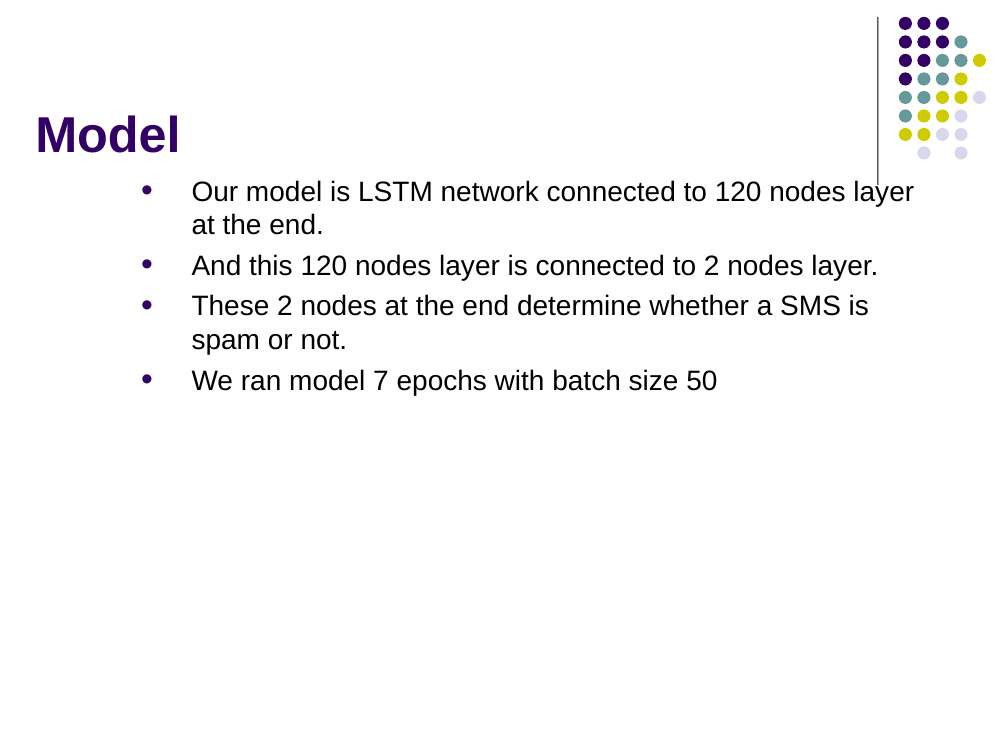
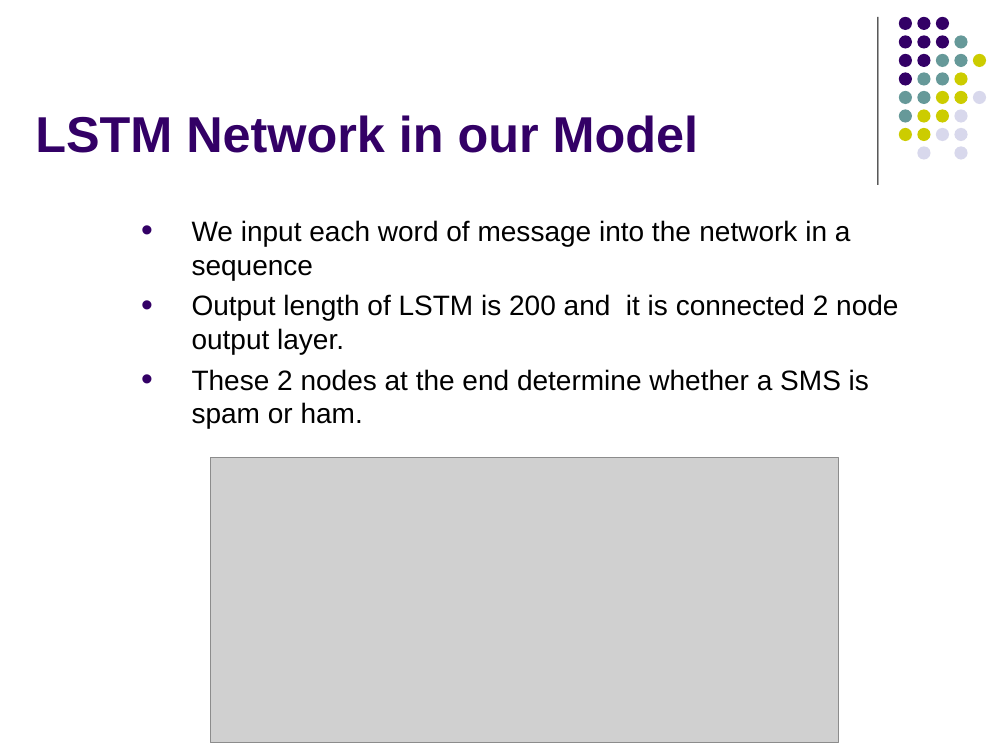
Before and after one commit to manohar9600/Multilingual-SMS-spam-detection-using-RNN, a slide deck: slide 26 of Resources/SPAMNEW PPT.pptx (slide 28 before the commit). Drawn at 1008x756 pixels with LibreOffice and Linux fonts; fonts in the diff are those of the drawing; grey boxes stand for pictures. Boxes give left, top, right and bottom in pixels: in the first picture for what was removed or moved away, otherwise in the second. Text is boxed around its words. In the diff, an @@ line names an element or a change of style, - is before the commit and + after.

```diff
--- a/Resources/SPAMNEW PPT.pptx
+++ b/Resources/SPAMNEW PPT.pptx
@@ title at <box>35,115,698,153</box>: text changed @@
-Model
+LSTM Network in our Model
@@ text at <box>192,220,898,428</box>: text changed @@
-• Our model is LSTM network connected to 120 nodes layer at the end.
-• And this 120 nodes layer is connected to 2 nodes layer.
-• These 2 nodes at the end determine whether a SMS is spam or not.
-• We ran model 7 epochs with batch size 50
+• We input each word of message into the network in a sequence
+• Output length of LSTM is 200 and it is connected 2 node output layer.
+• These 2 nodes at the end determine whether a SMS is spam or ham.
@@ picture added at <box>211,458,839,743</box> @@
```
Also in this commit, not shown: 19 other slides changed, 13 slides added, 15 slides removed, 10 other files.
